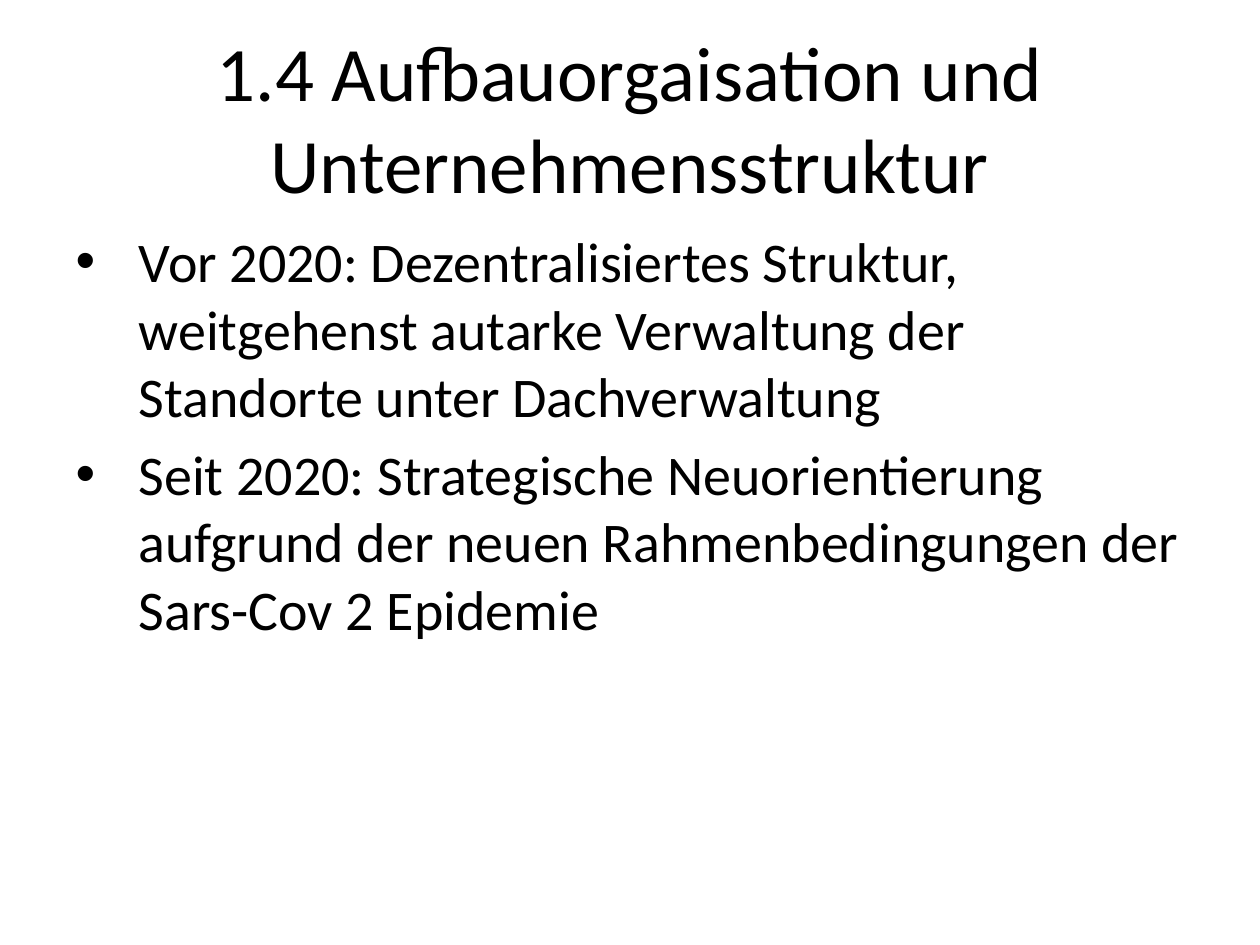
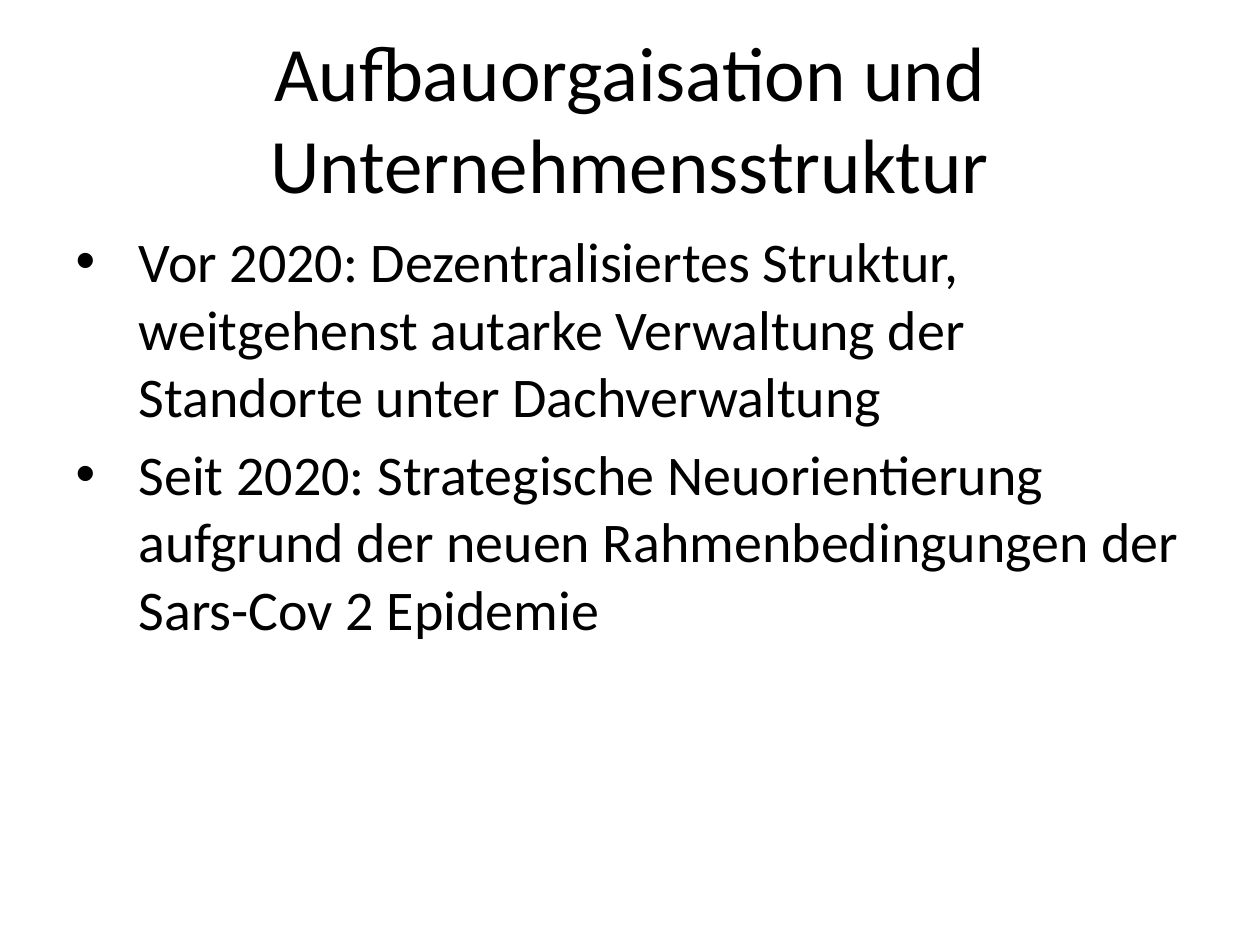
Before and after one commit to roman91DE/wipaed, a slide deck: slide 8 of praktikum/praesentation/praesentation.pptx. Drawn at 1260x945 pixels with LibreOffice and Linux fonts; fonts in the diff are those of the drawing. Boxes give left, top, right and bottom in pixels: in the first picture for what was removed or moved away, otherwise in the second. Text is boxed around its words. In the diff, an @@ line names an element or a change of style, - is before the commit and + after.

```diff
--- a/praktikum/praesentation/praesentation.pptx
+++ b/praktikum/praesentation/praesentation.pptx
@@ title at (270,46,988,194): text changed @@
-1.4 Aufbauorgaisation und Unternehmensstruktur
+Aufbauorgaisation und Unternehmensstruktur
```
Also in this commit, not shown: 15 other slides changed, 2 slides added, 1 slide removed, 1 other file.
